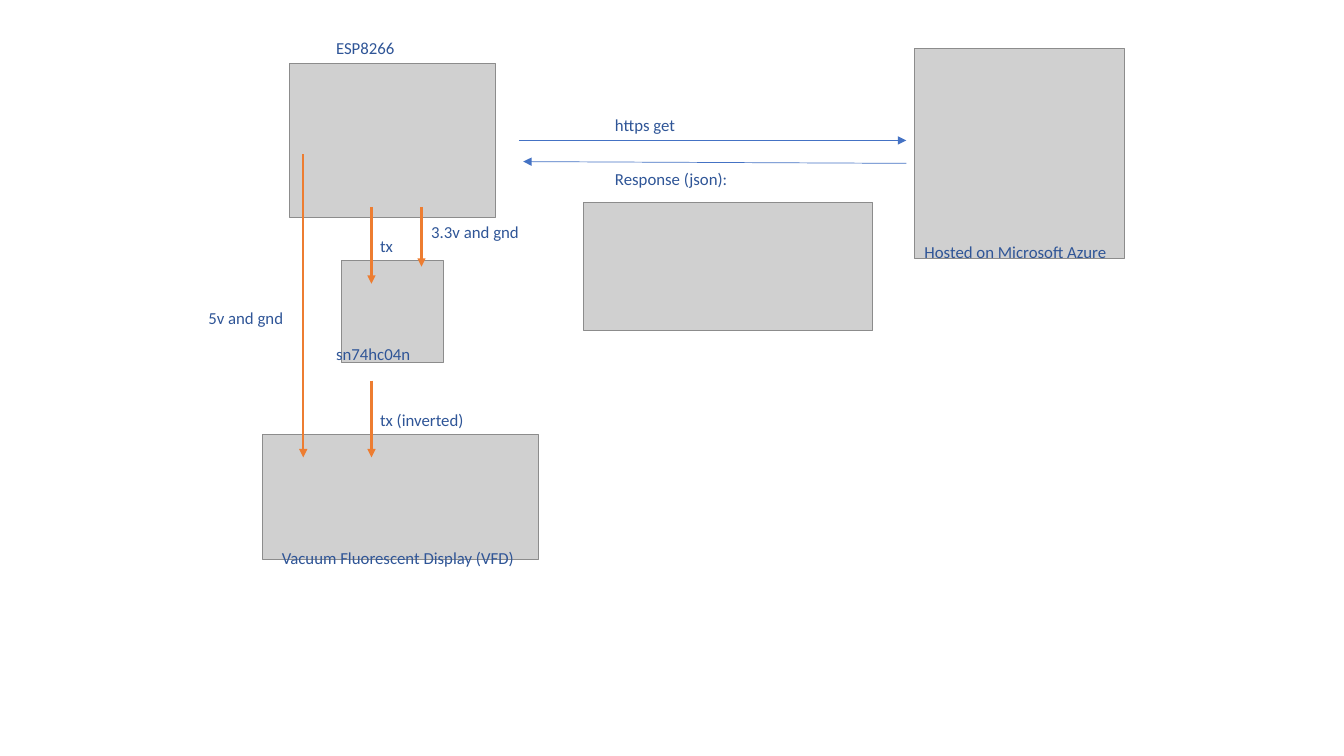
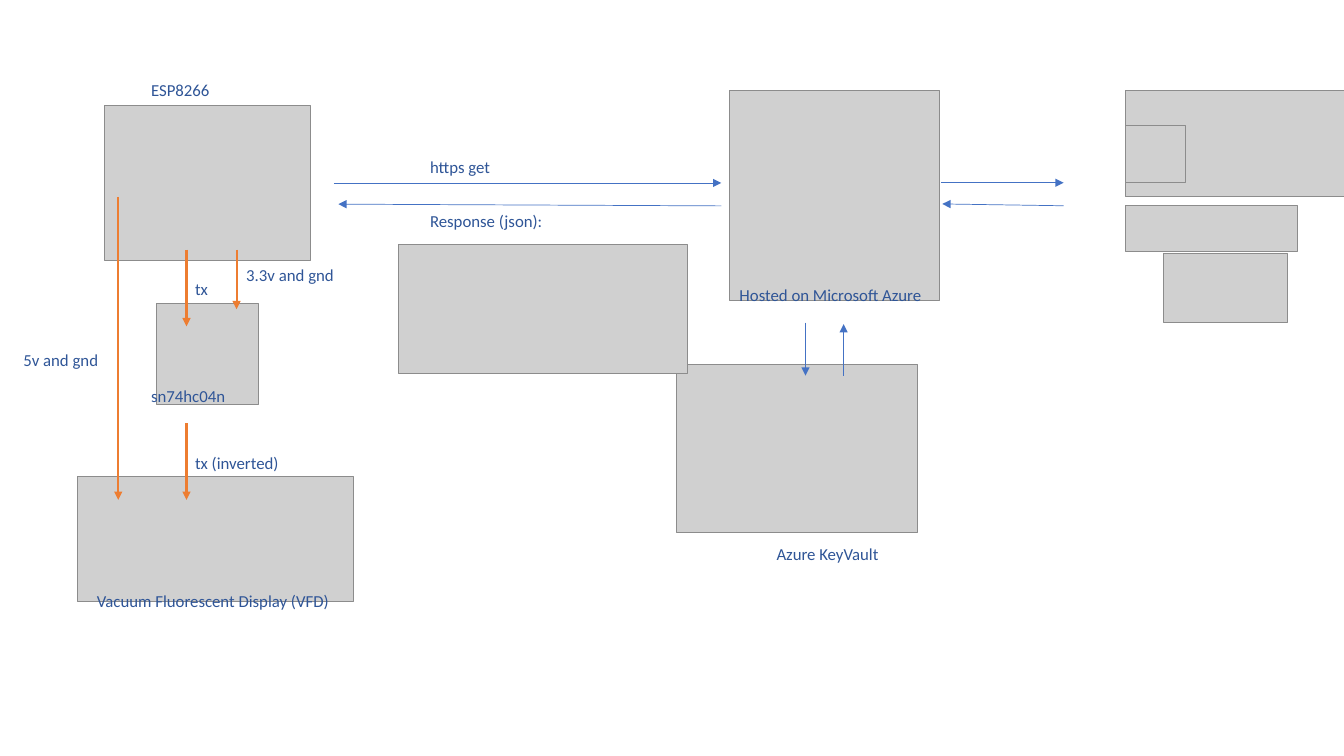
Before and after one commit to jurjanbrust/esp8266_vfd, a slide deck: slide 1 of Assets/slides.pptx. Drawn at 1344x756 pixels with LibreOffice and Linux fonts; fonts in the diff are those of the drawing; grey boxes stand for pictures. Boxes give left, top, right and bottom in pixels: in the first picture for what was removed or moved away, otherwise in the second. Text is boxed around its words. In the diff, an @@ line names an element or a change of style, - is before the commit and + after.

```diff
--- a/Assets/slides.pptx
+++ b/Assets/slides.pptx
@@ picture added at (1125, 91, 1344, 198) @@
@@ picture added at (1125, 126, 1186, 184) @@
@@ 4 pictures, 4 texts, 2 arrows: place and size @@
-4 pictures, 4 texts, 2 arrows at (262, 64, 1106, 560)
+4 pictures, 4 texts, 2 arrows at (78, 106, 921, 602)
@@ arrow added from (942, 182) to (1064, 182), #4472C4 0.5 pt @@
@@ arrow added from (1064, 206) to (943, 204), #4472C4 0.5 pt @@
@@ picture added at (1125, 206, 1298, 251) @@
@@ 6 texts, 4 arrows, 1 picture: place and size @@
-6 texts, 4 arrows, 1 picture at (208, 42, 1124, 569)
+6 texts, 4 arrows, 1 picture at (23, 84, 940, 611)
@@ picture added at (1165, 253, 1289, 323) @@
@@ arrow added from (806, 323) to (806, 376), #4472C4 0.5 pt @@
@@ arrow added from (844, 376) to (844, 325), #4472C4 0.5 pt @@
@@ picture added at (677, 365, 919, 533) @@
@@ text added at (777, 548, 878, 563), 12 pt, text #2F5597 @@
+Azure KeyVault
```
Also in this commit, not shown: 2 other files.
